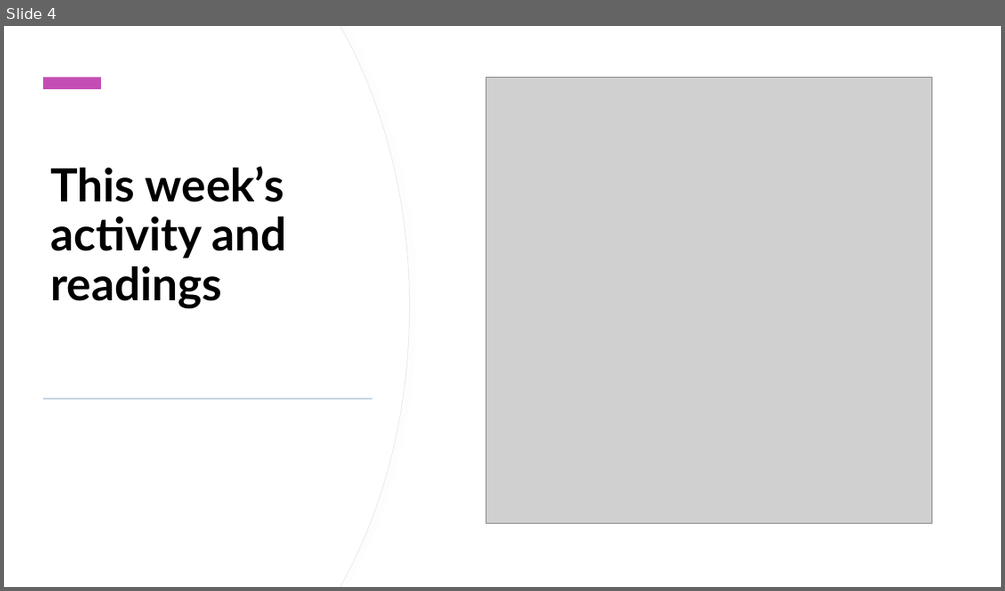
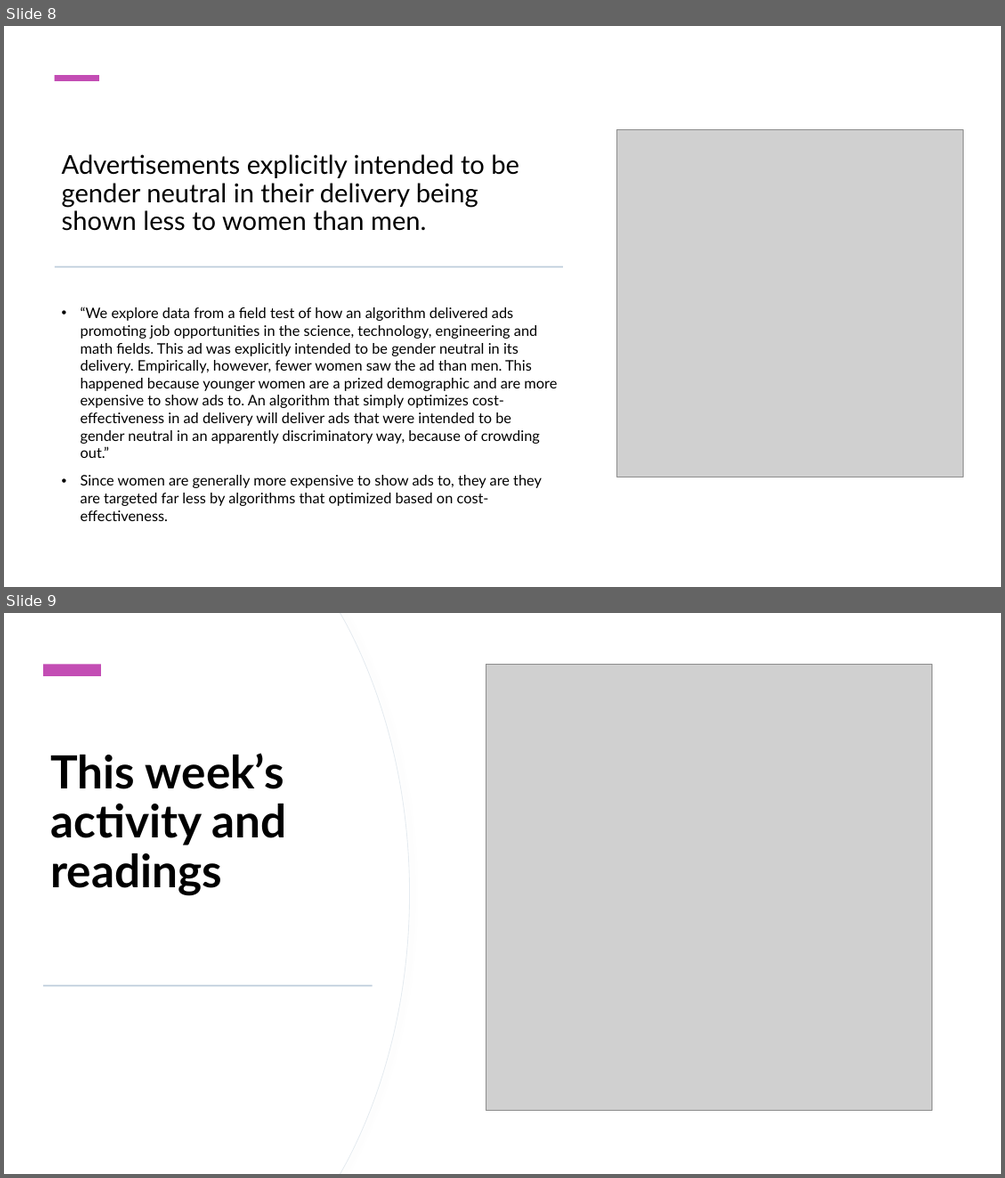
Before and after one commit to StephenCole19/Summer2020, a slide deck: soci2534/midterm/SOCIMidterm.pptx. Shown one above the other, each under a label of ours: slide 4 before the commit, slides 8 and 9 after it. The pictures are 1005x591 and 1005x1178 pixels, drawn with LibreOffice and Linux fonts; fonts in the diff are those of the drawing; grey boxes stand for pictures. Boxes give left, top, right and bottom in pixels: in the first picture for what was removed or moved away, otherwise in the second. Text is boxed around its words. In the diff, an @@ line names an element or a change of style, - is before the commit and + after.

```diff
--- a/soci2534/midterm/SOCIMidterm.pptx
+++ b/soci2534/midterm/SOCIMidterm.pptx
@@ slide 8 added at (4, 26, 1001, 587), background #FFFFFF; not listed: 2 template elements that a slide beside it also shows @@
@@ rectangle added at (4, 26, 1001, 587), fill #FFFFFF @@
@@ rectangle added at (54, 75, 99, 81), fill #C34DB4 @@
@@ picture added at (617, 130, 963, 476) @@
@@ title added at (62, 154, 519, 231), 25 pt, text #000000 @@
+Advertisements explicitly intended to be gender neutral in their delivery being shown less to women than men.
@@ rectangle added at (55, 266, 563, 267), fill #BDCCDB @@
@@ text added at (81, 306, 557, 521), 14 pt, text #000000 @@
+• “We explore data from a field test of how an algorithm delivered ads promoting job opportunities in the science, technology, engineering and math fields. This ad was explicitly intended to be gender neutral in its delivery. Empirically, however, fewer women saw the ad than men. This happened because younger women are a prized demographic and are more expensive to show ads to. An algorithm that simply optimizes cost-effectiveness in ad delivery will deliver ads that were intended to be gender neutral in an apparently discriminatory way, because of crowding out.”
+• Since women are generally more expensive to show ads to, they are they are targeted far less by algorithms that optimized based on cost-effectiveness.
@@ what was slide 4 is now slide 9 @@
```
Also in this commit, not shown: 4 slides changed, 6 other slides added, 9 slides removed, 16 other files.
